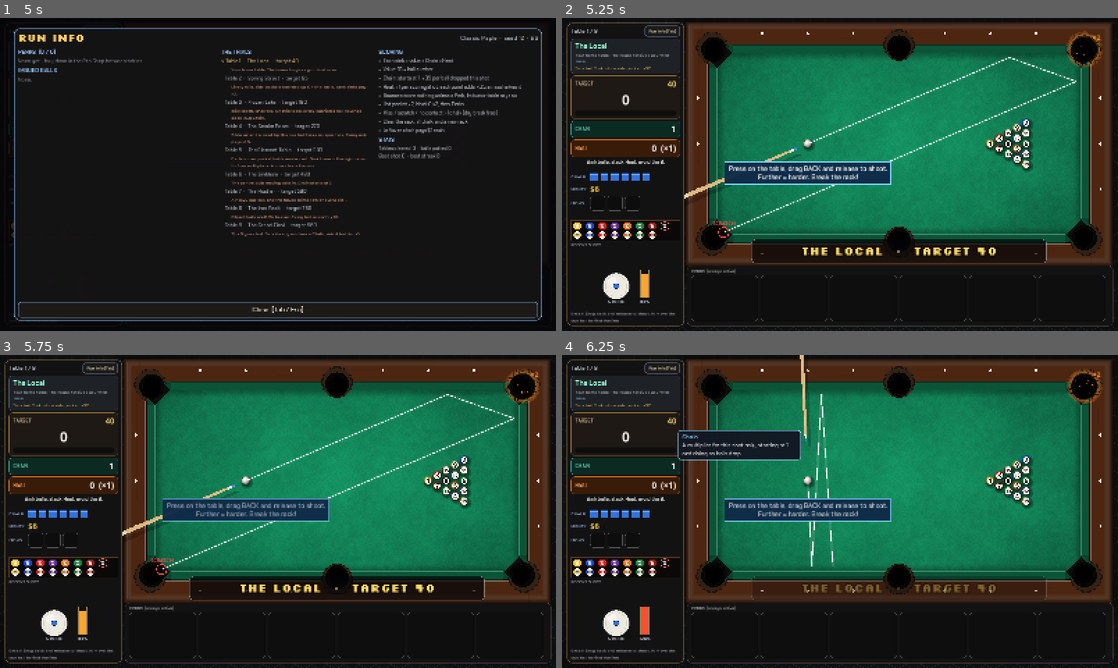
Above: before the commit, frames 1-4 (two rows, left to right).
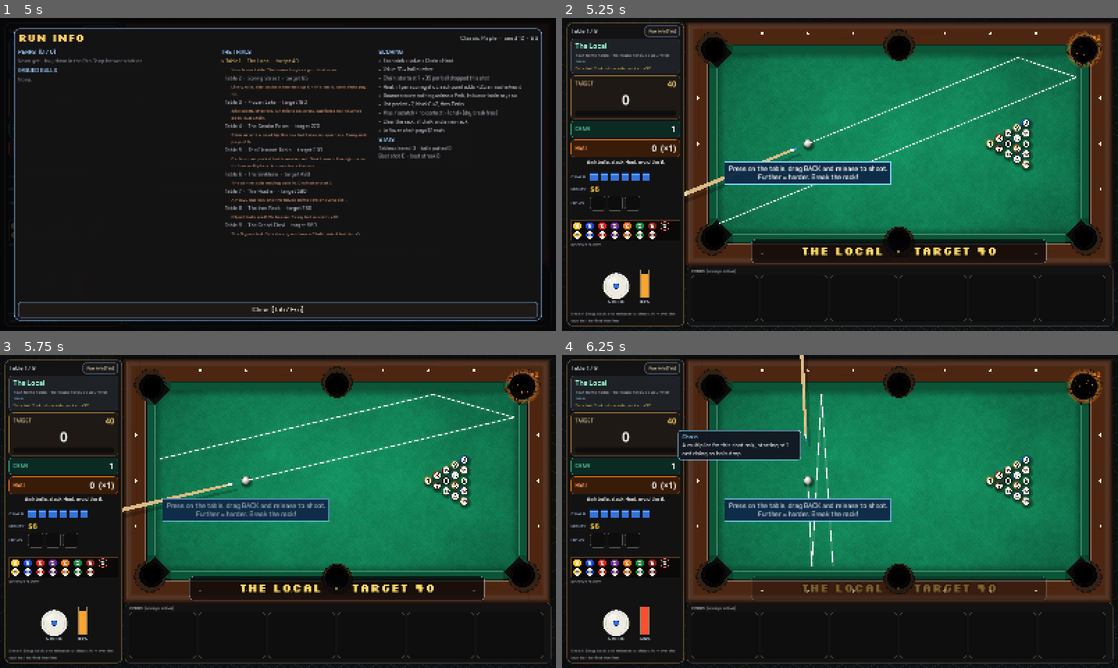
Above: after the commit, the same moments.

Repository: jordanbenjaminmitchell/pocket-science
Game: Godot game, scene res://main.tscn
Two runs of this game, one before a commit and one after it. Both use one fixed random seed, a clock stepped at 60 frames per second and the inputs below.
Inputs (mouse positions are in pixels of both pictures, inside the frame that each line leads up to):
- Up to frame 1 (5 s): click "New Run" at 0.5 s; click (150, 77) at 1.27 s; type "12" at 1.35 s; click "Choose" at 2 s; click "Run info [Tab]" at 2.75 s; tap Enter at 3.5 s; drag from (55, 287) to (333, 105) at 3.52 s; tap Space at 4.25 s; drag from (166, 190) to (250, 237) at 4.27 s
- Up to frame 2 (5.25 s): tap Enter at 5, 5.1 s; move the mouse to (895, 105) at 5.02 s; hold Right (ui_right) from 5.03 s (still down); click (895, 105) at 5.17 s
- Up to frame 3 (5.75 s): keep holding Right (ui_right)
- Up to frame 4 (6.25 s): release Right (ui_right) at 5.75 s; drag from (812, 574) to (673, 464) at 5.77 s

Frame 1 is identical in both runs. In frame 2, 1.8% of the frame differs, in the area x 22-93%, y 12-71%; in frame 3, 2.2%; in frame 4, nothing differs.

Commit message:
Arrow keys turn the cue again
The mouse now only steers when it moves, so keyboard aim is no longer overwritten every frame.

Diff:
--- a/src/main.gd
+++ b/src/main.gd
@@ -808,6 +808,9 @@
 	return (mouse_pos - view.base_position) / TABLE_SCALE
 
 
+var last_aim_mouse := Vector2.INF
+
+
 func _update_aim(delta: float) -> void:
 	var ci := _cue_index()
 	var m := _mouse_table()
@@ -820,7 +823,9 @@
 		power_w.set_power(drag_power)
 	else:
 		var may_steer: bool = touch_aiming if settings.touch_mode else true
-		if not fine_aim and not plan_lock and not pad_active and may_steer and _mouse_over_table() and m.distance_to(sim.pos[ci]) > 4.0:
+		var mouse_moved := m.distance_to(last_aim_mouse) > 0.5
+		last_aim_mouse = m
+		if mouse_moved and not fine_aim and not plan_lock and not pad_active and may_steer and _mouse_over_table() and m.distance_to(sim.pos[ci]) > 4.0:
 			var nd := (m - sim.pos[ci]).normalized()
 			if nd.angle_to(aim_dir) != 0.0:
 				aim_dir = nd
